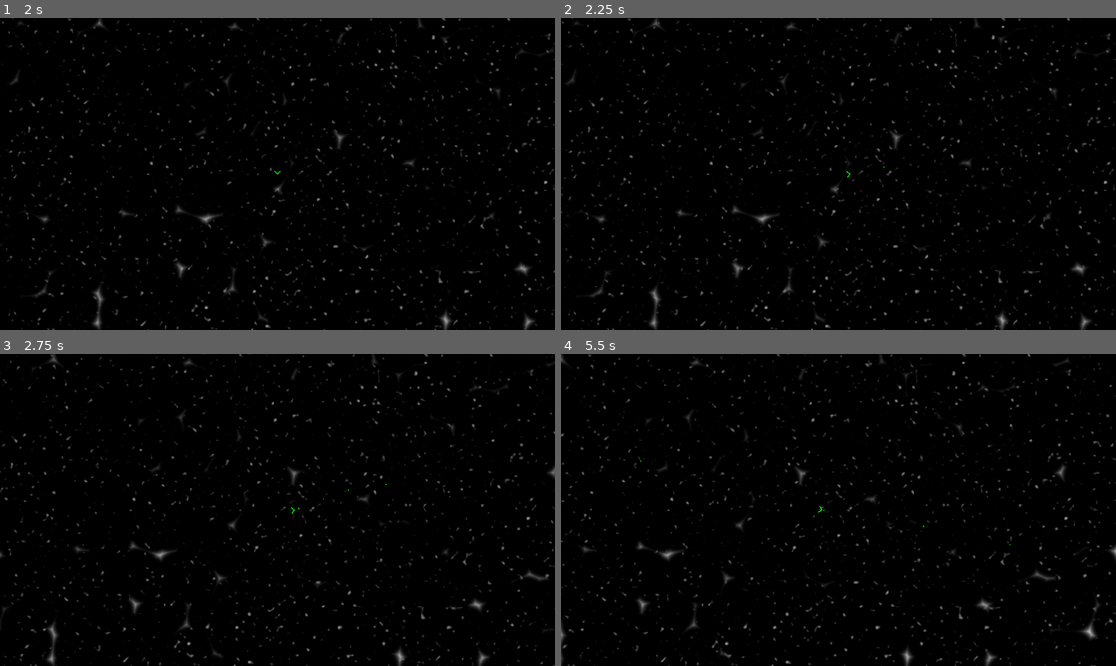
Above: before the commit, frames 1-4 (two rows, left to right).
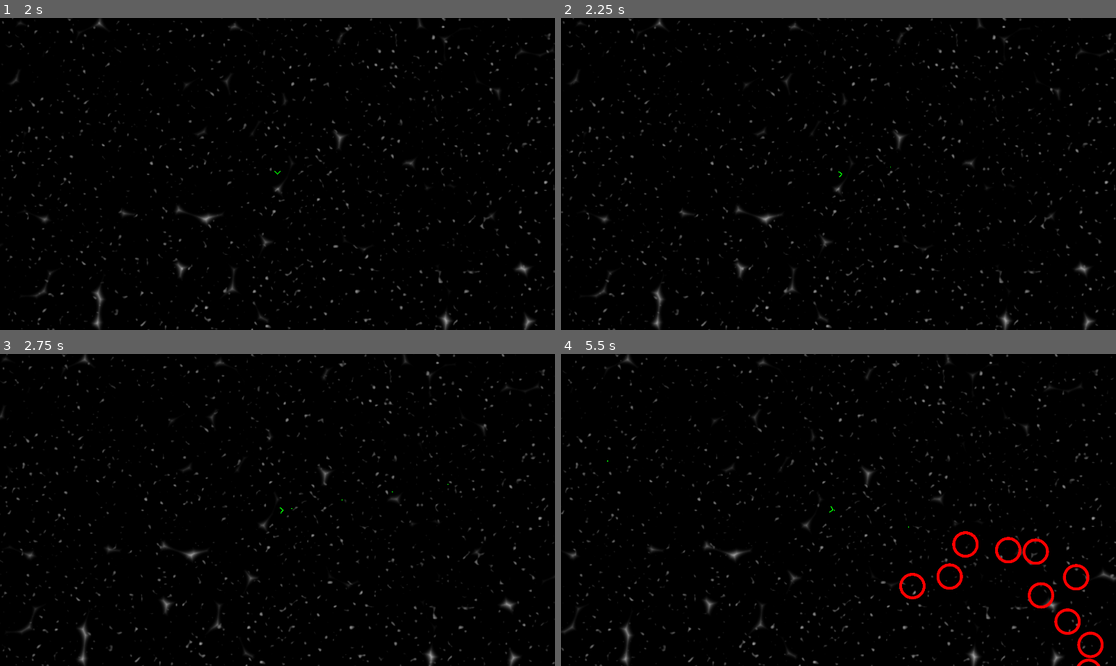
Above: after the commit, the same moments.

Repository: wpuerner/inferno
Game: Godot game, scene res://scenes/main_menu.tscn
The game is run twice, just before and just after one commit, with the same random seed, the same clock (stepped at 60 frames per second) and the same inputs.
Inputs (mouse positions are in pixels of both pictures, inside the frame that each line leads up to):
- Up to frame 1 (2 s): click "Play" at 0.5 s; click "PLAY" at 1.25 s
- Up to frame 2 (2.25 s): tap Enter at 2 s; move the mouse to (960, 158) at 2.02 s; press the mouse at (960, 158) at 2.03 s; hold D (move_right) from 2.03 s (still down)
- Up to frame 3 (2.75 s): keep holding D (move_right)
- Up to frame 4 (5.5 s): release D (move_right) at 2.75 s; release the mouse at (960, 494) at 2.75 s; drag from (727, 525) to (810, 572) at 2.77 s; tap Space at 3.5 s; move the mouse to (894, 441) at 3.52 s; press the mouse at (894, 441) at 3.53 s; hold D (move_right) 3.53-4.25 s; release the mouse at (894, 441) at 4.25 s; drag from (810, 572) to (672, 463) at 4.27 s; move the mouse to (1005, 556) at 5.02 s; press the mouse at (1005, 556) at 5.03 s; hold A (move_left) from 5.03 s (still down)

Frame 1 is identical in both runs. In frame 2, 2.9% of the frame differs, in the area x 0-100%, y 0-100%; in frame 3, 6.1%; in frame 4, 7.4%.

Commit message:
more hand fixes

Diff:
--- a/project.godot
+++ b/project.godot
@@ -66,6 +66,11 @@
 "events": [Object(InputEventMouseButton,"resource_local_to_scene":false,"resource_name":"","device":-1,"window_id":0,"a …(257 unchanged characters)…
 ]
 }
+select_rune={
+"deadzone": 0.5,
+"events": [Object(InputEventMouseButton,"resource_local_to_scene":false,"resource_name":"","device":-1,"window_id":0,"alt_pressed":false,"shift_pressed":false,"ctrl_pressed":false,"meta_pressed":false,"button_mask":1,"position":Vector2(154, 13),"global_position":Vector2(163, 59),"factor":1.0,"button_index":1,"canceled":false,"pressed":true,"double_click":false,"script":null)
+]
+}
 
 [layer_names]
 
--- a/scenes/main.gd
+++ b/scenes/main.gd
@@ -1,6 +1,8 @@
 extends Node2D
 
 @onready var hand: Node2D = find_child("Hand")
+
+var num_spawns: int = 5
 
 func _ready():
 	$HandCanvasLayer.find_child("Hand").position = get_viewport_rect().size / 2
@@ -9,3 +11,17 @@
 
 func _on_play_button_pressed():
 	$HandCanvasLayer.visible = false
+	$EnemySpawnTimer.start(randf_range(1.0, 5.0))
+
+func _on_enemy_spawn_timer_timeout():
+	var num_enemies: int = randi_range(5, 15)
+	var spawn_position: Vector2 = Vector2(randi_range(-500, 500), randi_range(-500, 500))
+	while num_enemies > 0:
+		var enemy = preload("res://scenes/mobs/flocking_mob/flocking_mob.tscn").instantiate()
+		enemy.global_position = spawn_position + Vector2(randi_range(-50, 50), randi_range(-50, 50))
+		enemy.target = $Player
+		add_child(enemy)
+		num_enemies -= 1
+	num_spawns -= 1
+	if num_spawns > 0:
+		$EnemySpawnTimer.start(randf_range(1.0, 5.0))
--- a/scenes/main.tscn
+++ b/scenes/main.tscn
@@ -64,4 +64,9 @@
 [node name="GameCamera" parent="." node_paths=PackedStringArray("player") instance=ExtResource("20_q2ocl")]
 player = NodePath("../Player")
 
+[node name="EnemySpawnTimer" type="Timer" parent="."]
+wait_time = 3.0
+one_shot = true
+
 [connection signal="pressed" from="HandCanvasLayer/MarginContainer/PlayButton" to="." method="_on_play_button_pressed"]
+[connection signal="timeout" from="EnemySpawnTimer" to="." method="_on_enemy_spawn_timer_timeout"]
--- a/scenes/player/player.gd
+++ b/scenes/player/player.gd
@@ -4,9 +4,9 @@
 
 var can_fire: bool = true
 
-const max_speed: float = 300
-const acceleration: float = 1800
-const deceleration: float = 2200
+const MAX_SPEED: float = 100
+const ACCELERATION: float = 500
+const DECELERATION: float = 700
 
 func _ready():
 	event_bus.pre_level_started.connect(func(): set_physics_process(false))
@@ -18,9 +18,9 @@
 	var direction_y: float = Input.get_axis("move_up", "move_down")
 	var direction: Vector2 = Vector2(direction_x, direction_y).normalized()
 	if direction.length() > 0:
-		velocity = velocity.move_toward(direction * max_speed, delta * acceleration)
+		velocity = velocity.move_toward(direction * MAX_SPEED, delta * ACCELERATION)
 	else:
-		velocity = velocity.move_toward(Vector2.ZERO, delta * deceleration)
+		velocity = velocity.move_toward(Vector2.ZERO, delta * DECELERATION)
 	move_and_slide()
 
 	global_rotation = global_position.angle_to_point(get_global_mouse_position())
--- a/scenes/runes/rune_card/rune_card.gd
+++ b/scenes/runes/rune_card/rune_card.gd
@@ -20,5 +20,5 @@
 	$InfoPanel.visible = false
 
 func _on_input_event(_viewport, event: InputEvent, _shape_idx):
-	if !event.is_action_pressed("primary"): return
+	if !event.is_action_pressed("select_rune"): return
 	was_selected.emit()
